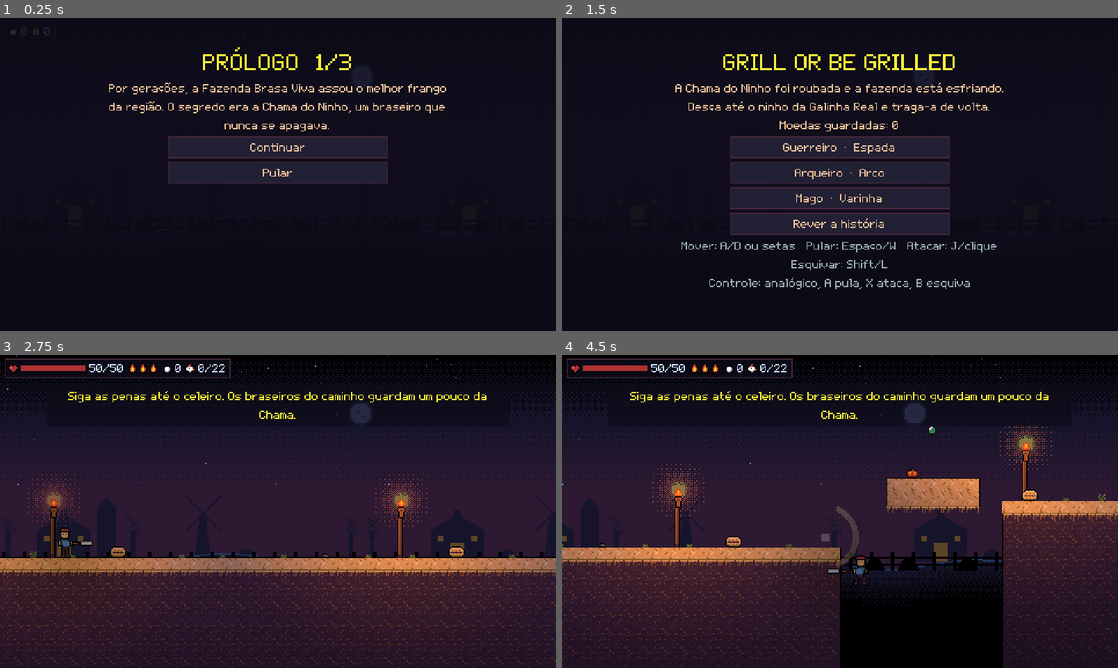
Above: before the commit, frames 1-4 (two rows, left to right).
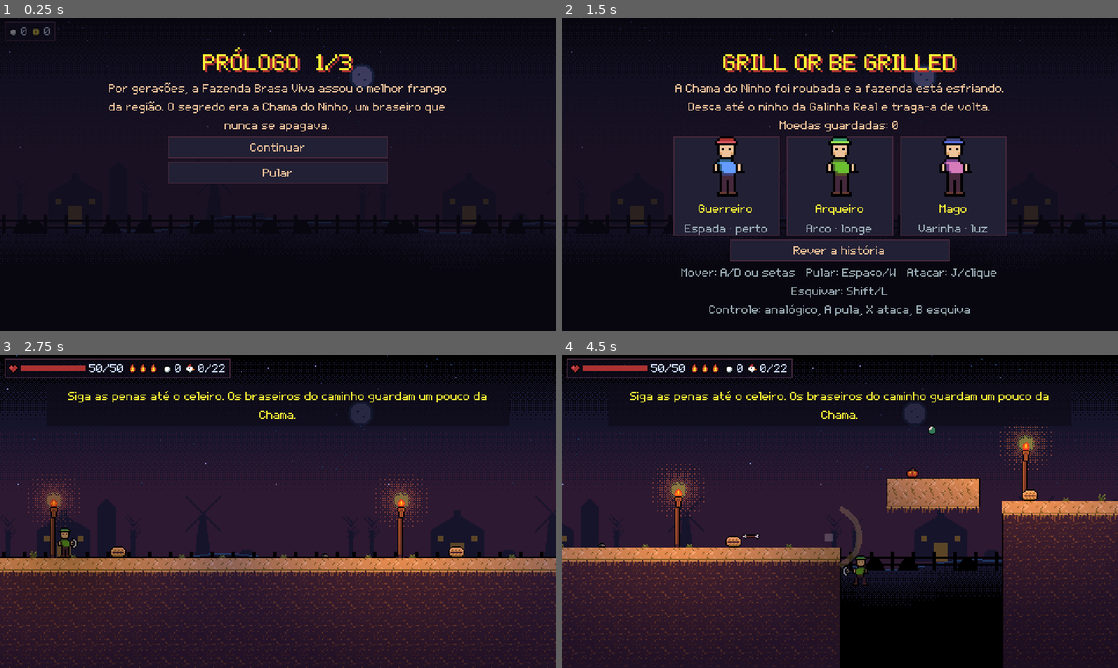
Above: after the commit, the same moments.

Repository: Douglas-Marcondes/grill-or-be-grilled
Game: Godot game, scene res://jogo.tscn
Same seed, same stepped clock (60 frames per second), same inputs: the game is played once before the commit and once after it.
Inputs (mouse positions are in pixels of both pictures, inside the frame that each line leads up to):
- Up to frame 1 (0.25 s): no input
- Up to frame 2 (1.5 s): click "Continuar" at 0.5 s; click "Pular" at 1.25 s
- Up to frame 3 (2.75 s): click (278, 483) at 2 s, where only the run before the commit has a clickable "Guerreiro · Espada"
- Up to frame 4 (4.5 s): hold D (andar_direita) 2.78-4.28 s; tap J (atacar) at 2.85, 4.35 s; tap Space (pular) at 3.02, 3.77 s; tap Shift (esquivar) at 3.6 s; hold A (andar_esquerda) from 4.28 s (still down)

The runs differ from the first frame. In frame 1, 0.6% of the frame differs, in the area x 1-83%, y 2-42%; in frame 2, 11%, in the area x 1-83%, y 3-96%; in frame 3, 0.1%; in frame 4, 0.4%.

Commit message:
Fogueira no checkpoint e cartas de herói no menu
Braseiro ganha tigela de pedra com lenha que vira brasa e chama dupla ao
acender. Escolha de herói em cartas com o retrato da classe em 2x; título
com sombra e fundo do menu mais aberto para a fazenda aparecer.

Claude-Session: https://claude.ai/code/session_01F6cpgqed1FaERwkTz9ciWh

Diff:
--- a/grill-or-be-grilled/braseiro.gd
+++ b/grill-or-be-grilled/braseiro.gd
@@ -4,19 +4,28 @@
 ##
 ## Acender cura o heroi e marca o ponto de volta: com 3 vidas, cair ou apanhar
 ## devolve o jogador ao ultimo braseiro em vez do comeco dos 10000px da fase.
-## Reaproveita a tocha do cenario (scripts/tochas.gd) fincada no chao: apagado
-## mostra so o castical, aceso ganha chama e halo.
+## Fogueira propria (tigela de pedra com lenha, Artes/gerado/braseiro.png): o
+## castical de tocha de 7x10px que vinha antes sumia no cenario e o jogador
+## passava pelo checkpoint sem ver. Acesa, a lenha vira brasa e a chama da
+## tocha (scripts/tochas.gd) aparece em dobro sobre ela, com halo e luz.
 ##
 ## Exemplo: um no em EditorPreview/Personagens/Braseiros no jogo.tscn vira um
 ## braseiro na posicao do marcador (o pe do castical).
 
 const Tochas = preload("res://scripts/tochas.gd")
 
-## Altura do castical da tocha: ancorado pelo topo, sobe isso para pisar no chao.
-const ALTURA_DO_CASTICAL := 10.0
+const Sprites = preload("res://scripts/sprites.gd")
+
+## Quadros de braseiro.png e altura da lenha acima do pe, onde a chama pousa.
+const QUADRO_APAGADO := 0
+const QUADRO_ACESO := 1
+const ALTURA_DA_LENHA := 7.0
+## Chama da fogueira e o dobro da de tocha: escala inteira mantem o pixel.
+const ESCALA_DA_CHAMA := Vector2(2, 2)
 
 var aceso := false
 var tocha: Node2D
+var fogueira: Sprite2D
 
 
 func _ready() -> void:
@@ -28,9 +37,12 @@
 	forma.shape = retangulo
 	forma.position.y = -30
 	add_child(forma)
+	fogueira = Sprites.montar(self, "braseiro", 2)
 	tocha = Tochas.Tocha.new()
-	tocha.position.y = -ALTURA_DO_CASTICAL
+	tocha.position.y = -ALTURA_DA_LENHA
 	add_child(tocha)
+	tocha.suporte.hide()
+	tocha.chama.scale = ESCALA_DA_CHAMA
 	_mostrar_chama(false)
 	body_entered.connect(_on_body_entered)
 
@@ -39,6 +51,8 @@
 	for parte in [tocha.chama, tocha.halo, tocha.luz]:
 		if parte:
 			parte.visible = visivel
+	if fogueira:
+		fogueira.frame = QUADRO_ACESO if visivel else QUADRO_APAGADO
 
 
 func _on_body_entered(body: Node2D) -> void:
--- a/grill-or-be-grilled/fase1.gd
+++ b/grill-or-be-grilled/fase1.gd
@@ -386,10 +386,7 @@
 		show_prologue()
 		return
 	var panel := _panel("GRILL OR BE GRILLED", "%s\nMoedas guardadas: %d" % [Historia.CHAMADA_DO_MENU, GameData.gold])
-	for class_choice in ["Guerreiro", "Arqueiro", "Mago"]:
-		var weapon: String = {"Guerreiro": "Espada", "Arqueiro": "Arco", "Mago": "Varinha"}[class_choice]
-		var chosen: String = class_choice
-		Menus.botao(panel, "%s  ·  %s" % [class_choice, weapon], func(): choose_class(chosen))
+	Menus.cartas_de_heroi(panel, Historia.CLASSES, choose_class)
 	Menus.botao(panel, "Rever a história", func(): show_prologue())
 	panel.add_child(Menus.texto("Mover: A/D ou setas   Pular: Espaço/W   Atacar: J/clique   Esquivar: Shift/L\nControle: analógico, A pula, X ataca, B esquiva", Menus.COR_DE_DICA))
 
--- a/grill-or-be-grilled/ferramentas/capturar_cenas.gd
+++ b/grill-or-be-grilled/ferramentas/capturar_cenas.gd
@@ -26,7 +26,11 @@
 	# Herói parado diante do primeiro braseiro, com a placa da região na tela.
 	game.player.global_position = Vector2(2402, 428)
 	game.player.camera.reset_smoothing()
-	for f in 90:
+	for f in 30:
+		await RenderingServer.frame_post_draw
+	# Acendeu; recua para a fogueira aparecer inteira ao lado do heroi.
+	game.player.global_position.x -= 36.0
+	for f in 60:
 		await RenderingServer.frame_post_draw
 	_gravar("braseiro_e_aviso")
 	var cam := Camera2D.new()
--- a/grill-or-be-grilled/ferramentas/teste_dos_braseiros.gd
+++ b/grill-or-be-grilled/ferramentas/teste_dos_braseiros.gd
@@ -24,7 +24,7 @@
 	for falha in _falhas:
 		printerr("FALHOU: %s" % falha)
 	if _falhas.is_empty():
-		print("BRASEIROS_OK 3 verificacoes")
+		print("BRASEIROS_OK 4 verificacoes")
 	get_tree().quit(0 if _falhas.is_empty() else 1)
 
 
@@ -34,6 +34,18 @@
 	await _esperar(5)
 	_exigir("braseiro cura e marca a volta", game.player.health == game.player.max_health and game.checkpoint.distance_to(braseiro) < 4.0,
 		"vida=%d checkpoint=%s" % [game.player.health, game.checkpoint])
+	var acesos := 0
+	var apagados := 0
+	for no in game.get_children():
+		if not "fogueira" in no:
+			continue
+		var quadro: int = no.fogueira.frame
+		if no.aceso and quadro == no.QUADRO_ACESO and no.tocha.chama.visible:
+			acesos += 1
+		elif not no.aceso and quadro == no.QUADRO_APAGADO and not no.tocha.chama.visible:
+			apagados += 1
+	_exigir("fogueira muda de quadro ao acender", acesos >= 1 and apagados >= 1,
+		"acesos=%d apagados=%d" % [acesos, apagados])
 
 
 func _testar_queda_volta_ao_braseiro(game: Node, braseiro: Vector2) -> void:
--- a/grill-or-be-grilled/scripts/historia.gd
+++ b/grill-or-be-grilled/scripts/historia.gd
@@ -18,6 +18,14 @@
 ]
 
 const CHAMADA_DO_MENU := "A Chama do Ninho foi roubada e a fazenda está esfriando.\nDesça até o ninho da Galinha Real e traga-a de volta."
+## Arma e estilo de cada classe, na carta da escolha de heroi. Cabe numa
+## linha da carta de 92px (uns 14 caracteres): mais que isso quebra e vaza.
+const CLASSES := {
+	"Guerreiro": "Espada · perto",
+	"Arqueiro": "Arco · longe",
+	"Mago": "Varinha · luz",
+}
+
 const INICIO_DA_FASE := "Siga as penas até o celeiro. Os braseiros do caminho guardam um pouco da Chama."
 
 ## Texto de cada placa (Marco* no jogo.tscn), mostrado quando o heroi passa por ela.
--- a/grill-or-be-grilled/scripts/menus.gd
+++ b/grill-or-be-grilled/scripts/menus.gd
@@ -14,6 +14,14 @@
 const COR_DO_TITULO := Color("fbf236")
 const COR_DO_TEXTO := Color("eec39a")
 const COR_DE_DICA := Color("9badb7")
+const COR_DA_SOMBRA_DO_TITULO := Color("ac3232")
+## Fundo do painel: deixa a fazenda noturna aparecer atras do menu. Com 0.88 a
+## tela de titulo era um retangulo escuro com texto.
+const OPACIDADE_DO_FUNDO := 0.62
+## Celula do heroi na folha (tools/arte/personagens.py) e escala inteira.
+const CELULA_DO_HEROI := Vector2(18, 26)
+const ESCALA_DO_RETRATO := 2.0
+const TAMANHO_DA_CARTA := Vector2(92, 86)
 
 var _raiz: Control
 ## Nos permanentes da interface (HUD, aviso, barra do chefe): o painel nao os apaga.
@@ -31,7 +39,7 @@
 		if not _fixos.has(filho):
 			filho.queue_free()
 	var sombra := ColorRect.new()
-	sombra.color = Color(0.054901, 0.047058, 0.098039, 0.88)
+	sombra.color = Color(0.054901, 0.047058, 0.098039, OPACIDADE_DO_FUNDO)
 	sombra.set_anchors_and_offsets_preset(Control.PRESET_FULL_RECT)
 	_raiz.add_child(sombra)
 	var coluna := VBoxContainer.new()
@@ -41,7 +49,12 @@
 	coluna.add_theme_constant_override("separation", 3)
 	_raiz.add_child(coluna)
 	# Titulo em 2x: ampliar fonte bitmap por inteiro mantem o pixel quadrado.
-	coluna.add_child(texto(titulo, COR_DO_TITULO, 24))
+	var cabecalho := texto(titulo, COR_DO_TITULO, 24)
+	# Sombra dura de 2px em vermelho brasa: o titulo deixa de ser texto solto.
+	cabecalho.add_theme_color_override("font_shadow_color", COR_DA_SOMBRA_DO_TITULO)
+	cabecalho.add_theme_constant_override("shadow_offset_x", 2)
+	cabecalho.add_theme_constant_override("shadow_offset_y", 2)
+	coluna.add_child(cabecalho)
 	coluna.add_child(texto(subtitulo, COR_DO_TEXTO))
 	return coluna
 
@@ -73,6 +86,53 @@
 	return novo
 
 
+static func cartas_de_heroi(pai: Container, descricoes: Dictionary, ao_escolher: Callable) -> HBoxContainer:
+	"""Uma carta por classe (retrato, nome, arma), lado a lado. Cada carta e um
+	Button inteiro: grande o bastante para o dedo no celular, e com foco de
+	teclado/controle como qualquer botao."""
+	var fileira := HBoxContainer.new()
+	fileira.alignment = BoxContainer.ALIGNMENT_CENTER
+	fileira.add_theme_constant_override("separation", 6)
+	for classe in descricoes:
+		var escolhida: String = classe
+		fileira.add_child(_carta(classe, descricoes[classe], func(): ao_escolher.call(escolhida)))
+	pai.add_child(fileira)
+	return fileira
+
+
+static func _carta(classe: String, descricao: String, acao: Callable) -> Button:
+	var carta := Button.new()
+	carta.name = "Carta%s" % classe
+	carta.custom_minimum_size = TAMANHO_DA_CARTA
+	carta.pressed.connect(acao)
+	var conteudo := VBoxContainer.new()
+	conteudo.set_anchors_and_offsets_preset(Control.PRESET_FULL_RECT)
+	conteudo.alignment = BoxContainer.ALIGNMENT_CENTER
+	conteudo.mouse_filter = Control.MOUSE_FILTER_IGNORE
+	conteudo.add_child(_retrato(classe))
+	conteudo.add_child(texto(classe, COR_DO_TITULO))
+	var linha := texto(descricao, COR_DE_DICA)
+	linha.custom_minimum_size.x = TAMANHO_DA_CARTA.x - 6
+	conteudo.add_child(linha)
+	for parte in conteudo.get_children():
+		parte.mouse_filter = Control.MOUSE_FILTER_IGNORE
+	carta.add_child(conteudo)
+	return carta
+
+
+static func _retrato(classe: String) -> TextureRect:
+	var recorte := AtlasTexture.new()
+	recorte.atlas = load("res://Artes/gerado/heroi_%s.png" % classe.to_lower())
+	recorte.region = Rect2(Vector2.ZERO, CELULA_DO_HEROI)
+	var retrato := TextureRect.new()
+	retrato.texture = recorte
+	retrato.expand_mode = TextureRect.EXPAND_IGNORE_SIZE
+	retrato.stretch_mode = TextureRect.STRETCH_KEEP_ASPECT_CENTERED
+	retrato.custom_minimum_size = CELULA_DO_HEROI * ESCALA_DO_RETRATO
+	retrato.texture_filter = CanvasItem.TEXTURE_FILTER_NEAREST
+	return retrato
+
+
 func prologo(paginas: Array, pagina: int, ao_terminar: Callable) -> void:
 	"""Uma pagina por tela, com Continuar e Pular."""
 	var coluna := painel("PRÓLOGO  %d/%d" % [pagina + 1, paginas.size()], paginas[pagina])
--- a/grill-or-be-grilled/scripts/tochas.gd
+++ b/grill-or-be-grilled/scripts/tochas.gd
@@ -72,6 +72,7 @@
 	const ENERGIA_DA_LUZ := 1.4
 	const ESCALA_DA_LUZ := 2.4
 
+	var suporte: Sprite2D
 	var chama: Sprite2D
 	var halo: Sprite2D
 	## Luz que ilumina o cenario em volta (so em jogo; no editor nao ha
@@ -83,8 +84,8 @@
 		# Fase inicial sorteada: sem isso as 33 tochas da fase piscam no mesmo
 		# compasso e o cenario inteiro pulsa junto, o que entrega o truque.
 		tempo = randf() * 10.0
-		var suporte := Sprites.celula("tocha_suporte", 1)
-		Sprites.anexar(self, "tocha_suporte", 1, Vector2(-suporte.x / 2.0, 0))
+		var tamanho_do_suporte := Sprites.celula("tocha_suporte", 1)
+		suporte = Sprites.anexar(self, "tocha_suporte", 1, Vector2(-tamanho_do_suporte.x / 2.0, 0))
 		var tamanho_da_chama := Sprites.celula("tocha_chama", QUADROS_DE_CHAMA)
 		chama = Sprites.anexar(self, "tocha_chama", QUADROS_DE_CHAMA,
 				Vector2(-tamanho_da_chama.x / 2.0, -tamanho_da_chama.y))
Binary file added: grill-or-be-grilled/Artes/gerado/braseiro.png
Not shown, added: grill-or-be-grilled/Artes/gerado/braseiro.png.import
Not shown, changed: PENDENCIAS.md
